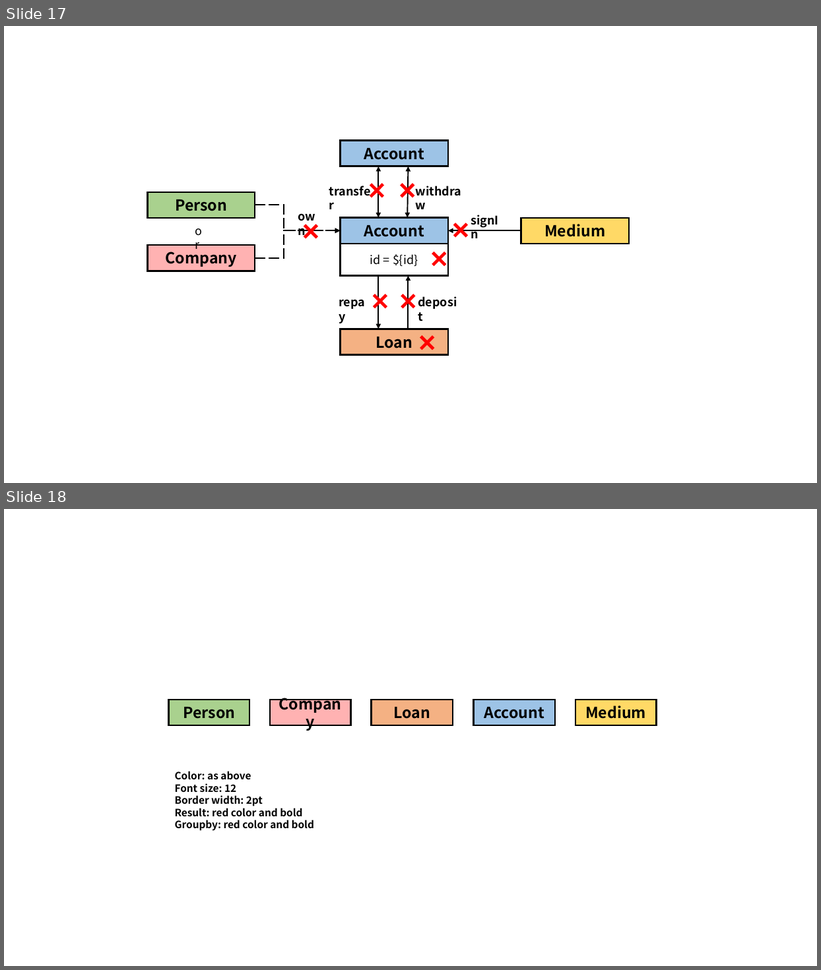
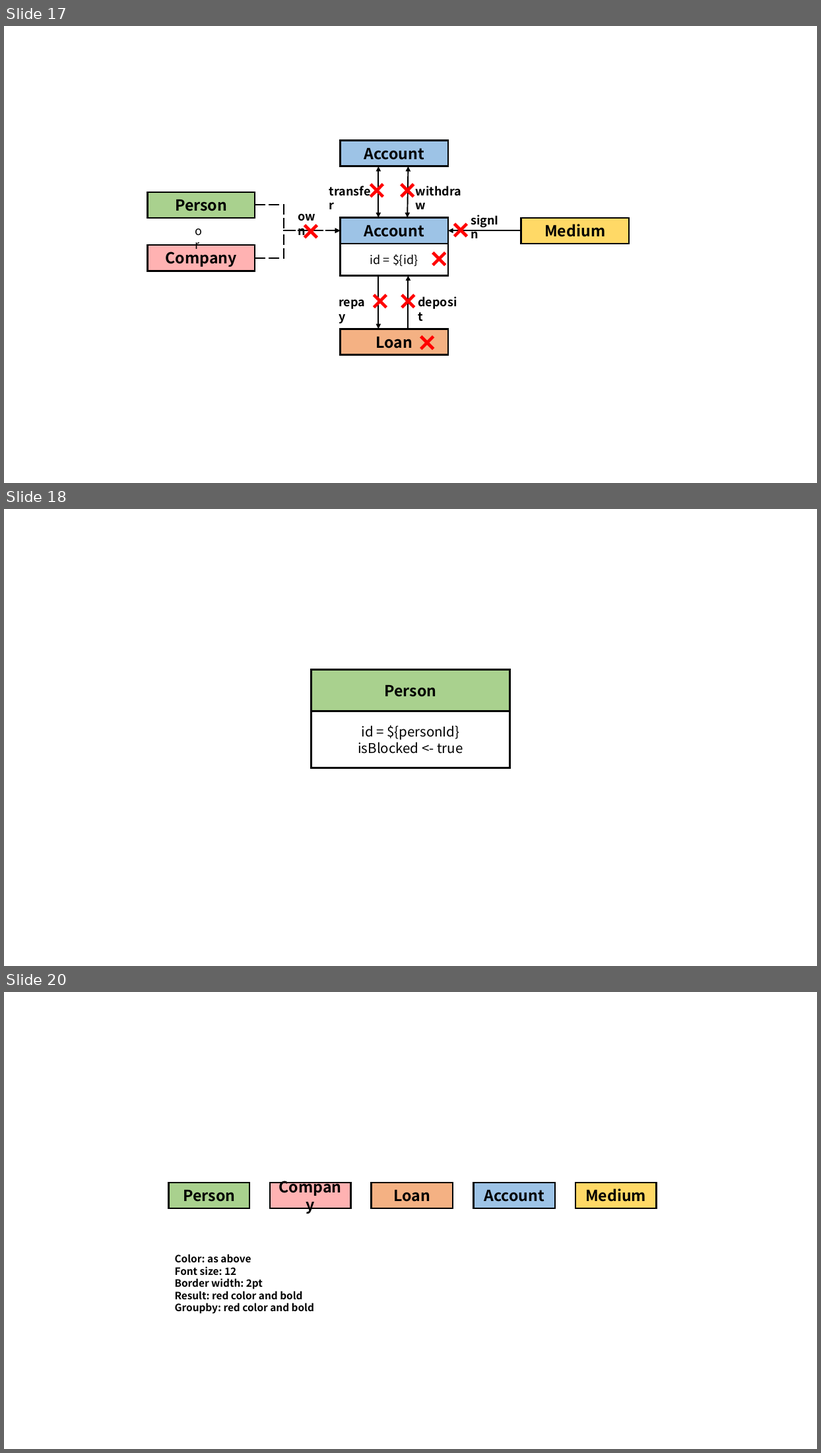
Before and after one commit to ldbc/ldbc_finbench_docs, a slide deck: patterns/transaction-write.pptx. Shown one above the other, each under a label of ours: slides 17 and 18 before the commit, slides 17, 18 and 20 after it; the slides between them are not shown. The pictures are 821x970 and 821x1453 pixels, drawn with LibreOffice and Linux fonts; fonts in the diff are those of the drawing. Boxes give left, top, right and bottom in pixels: in the first picture for what was removed or moved away, otherwise in the second. Text is boxed around its words. In the diff, an @@ line names an element or a change of style, - is before the commit and + after.

```diff
--- a/patterns/transaction-write.pptx
+++ b/patterns/transaction-write.pptx
@@ slide 18 added at box(4, 509, 817, 966), background #FFFFFF @@
@@ rectangle added at box(312, 670, 510, 712), fill #A9D18E, outline #000000 2 pt, 18 pt, text #000000, bold @@
+Person
@@ rectangle added at box(312, 712, 510, 768), outline #000000 2 pt, 16 pt, text #000000 @@
+id = ${personId}
+isBlocked <- true
@@ what was slide 18 is now slide 20 @@
```
Also in this commit, not shown: 1 other slide added, 5 other files.
